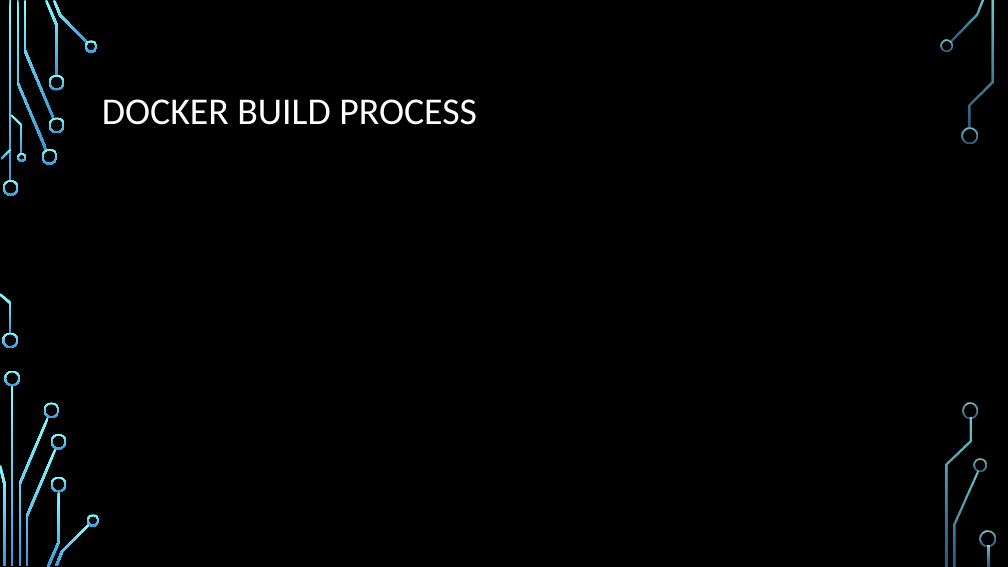
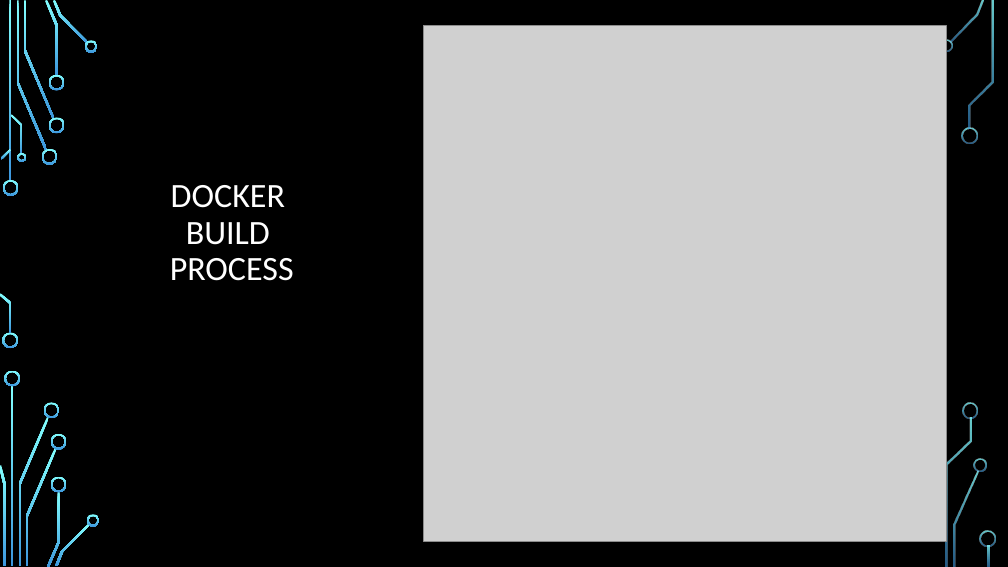
Before and after one commit to musicalheather/hello-worldpython, a slide deck: slide 8 of DockerPresentationHelloWorld.pptx. Drawn at 1008x567 pixels with LibreOffice and Linux fonts; fonts in the diff are those of the drawing; grey boxes stand for pictures; background and template pictures are left out. Boxes give left, top, right and bottom in pixels: in the first picture for what was removed or moved away, otherwise in the second. Text is boxed around its words. In the diff, an @@ line names an element or a change of style, - is before the commit and + after.

```diff
--- a/DockerPresentationHelloWorld.pptx
+++ b/DockerPresentationHelloWorld.pptx
@@ picture added at bbox=[423, 25, 946, 541] @@
@@ title "DOCKER BUILD PROCESS": place and size @@
-title "DOCKER BUILD PROCESS" at bbox=[102, 99, 477, 125]
+title "DOCKER BUILD PROCESS" at bbox=[170, 185, 294, 281]
@@ title "DOCKER BUILD PROCESS" at bbox=[170, 185, 294, 281]: size 36 to 32.4 pt; alignment left to centre @@
```
Also in this commit, not shown: 3 other slides changed, 2 slides added, 2 other files.
